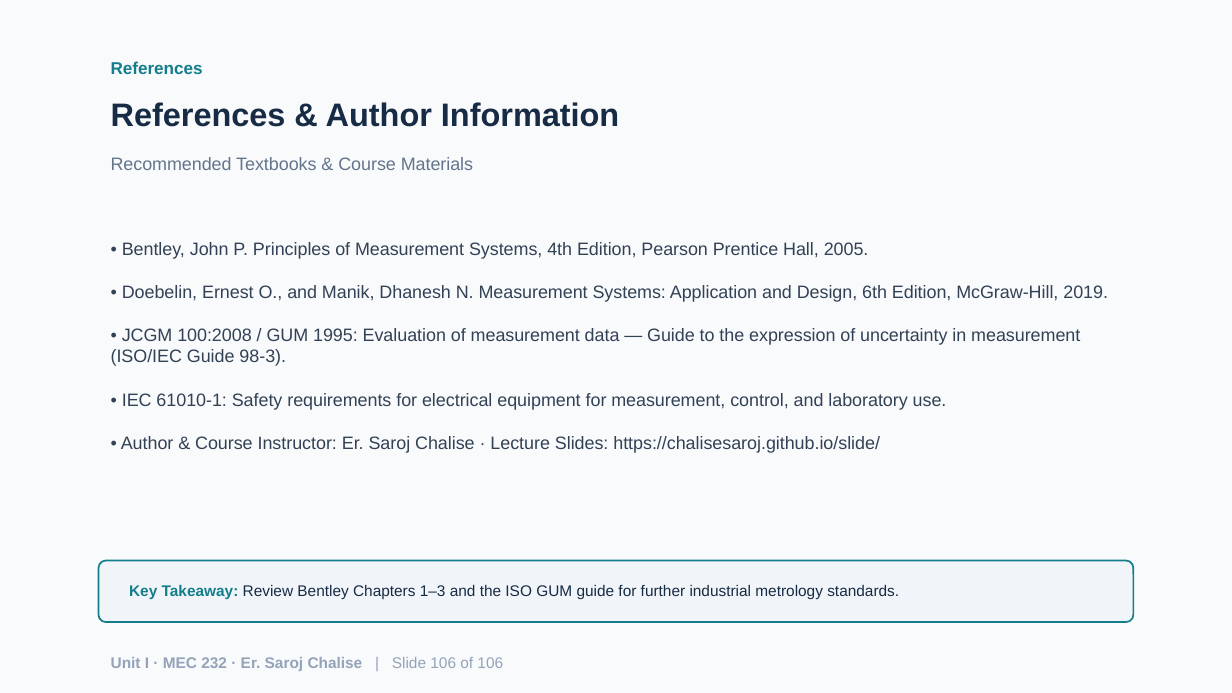
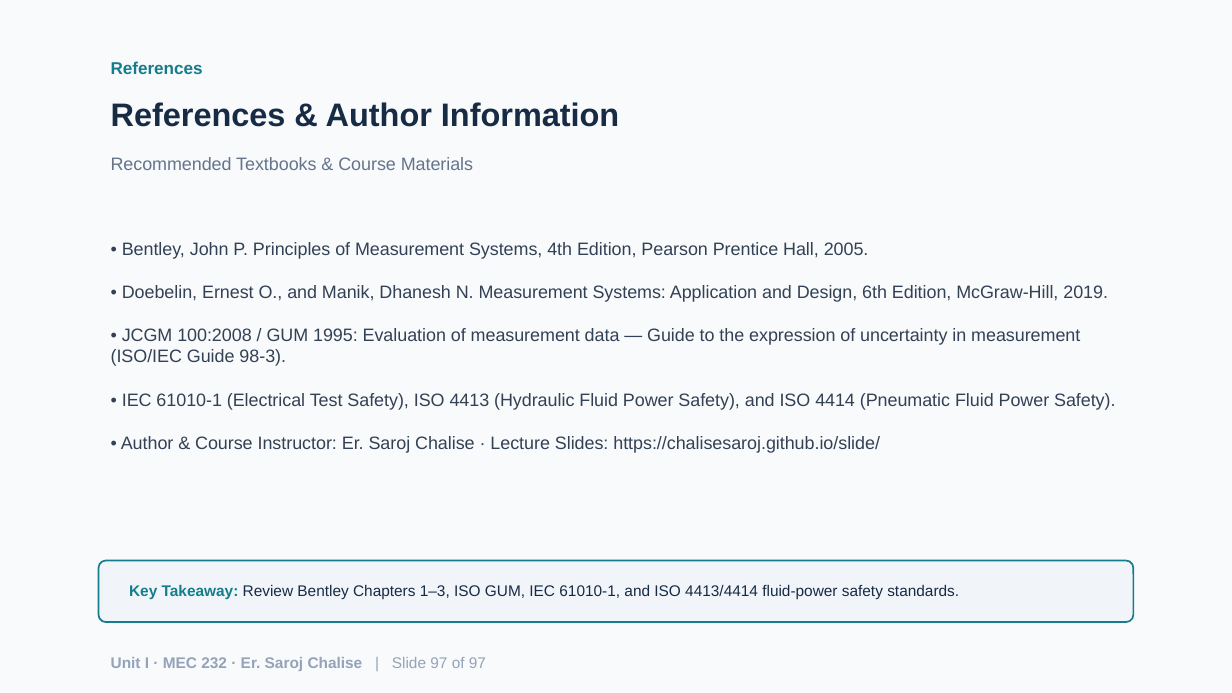
Before and after one commit to chalisesaroj/learnfromsaroj, a slide deck: slide 97 of Unit1_Fundamentals_of_Measurement_Systems.pptx (slide 106 before the commit). Drawn at 1232x693 pixels with LibreOffice and Linux fonts; fonts in the diff are those of the drawing. Boxes give left, top, right and bottom in pixels: in the first picture for what was removed or moved away, otherwise in the second. Text is boxed around its words. In the diff, an @@ line names an element or a change of style, - is before the commit and + after.

Commit message:
feat: extend presentation deck support to Unit II
- Expand PPTX export logic to support units I, II, and III
- Add comprehensive Unit II pedagogical architecture and asset list
- Update dynamic slide titling to use chapter unit identifiers

```diff
--- a/Unit1_Fundamentals_of_Measurement_Systems.pptx
+++ b/Unit1_Fundamentals_of_Measurement_Systems.pptx
@@ text at (x1=111, y1=242, x2=1115, y2=453): text changed @@
-• Bentley, John P. Principles of Measurement Systems, 4th Edition, Pearson Prentice Hall, 2005.
-• Doebelin, Ernest O., and Manik, Dhanesh N. Measurement Systems: Application and Design, 6th Edition, McGraw-Hill, 2019.
-• JCGM 100:2008 / GUM 1995: Evaluation of measurement data — Guide to the expression of uncertainty in measurement (ISO/IEC Guide 98-3).
-• IEC 61010-1: Safety requirements for electrical equipment for measurement, control, and laboratory use.
-• Author & Course Instructor: Er. Saroj Chalise · Lecture Slides: https://chalisesaroj.github.io/slide/
+• Bentley, John P. Principles of Measurement Systems, 4th Edition, Pearson Prentice Hall, 2005.
+• Doebelin, Ernest O., and Manik, Dhanesh N. Measurement Systems: Application and Design, 6th Edition, McGraw-Hill, 2019.
+• JCGM 100:2008 / GUM 1995: Evaluation of measurement data — Guide to the expression of uncertainty in measurement (ISO/IEC Guide 98-3).
+• IEC 61010-1 (Electrical Test Safety), ISO 4413 (Hydraulic Fluid Power Safety), and ISO 4414 (Pneumatic Fluid Power Safety).
+• Author & Course Instructor: Er. Saroj Chalise · Lecture Slides: https://chalisesaroj.github.io/slide/
@@ text at (x1=129, y1=584, x2=959, y2=599): text changed @@
-Key Takeaway: Review Bentley Chapters 1–3 and the ISO GUM guide for further industrial metrology standards.
+Key Takeaway: Review Bentley Chapters 1–3, ISO GUM, IEC 61010-1, and ISO 4413/4414 fluid-power safety standards.
@@ text at (x1=111, y1=657, x2=486, y2=671): text changed @@
-Unit I · MEC 232 · Er. Saroj Chalise | Slide 106 of 106
+Unit I · MEC 232 · Er. Saroj Chalise | Slide 97 of 97
```
Also in this commit, not shown: 86 other slides changed, 9 slides added, 18 slides removed, 21 other files.
